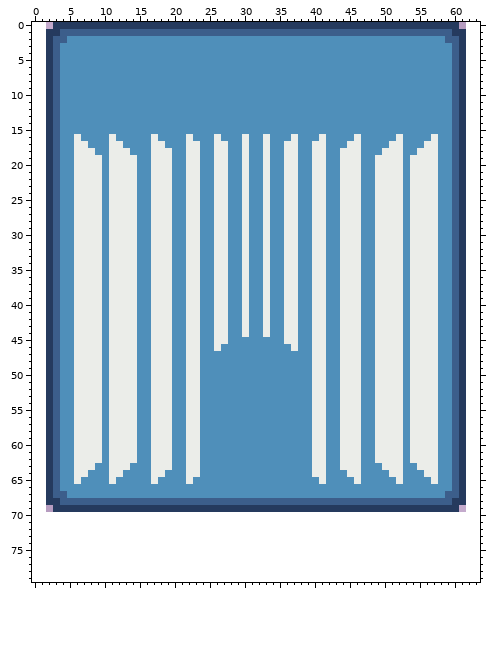
Pixel-art file, stored at Assets/Sprites/ase/roomCardLayout.aseprite. This is how it looked before the edit.
60x70 pixels, 1 frame. The old version is drawn lined up with the new one, on the new canvas.
The same view after the edit:
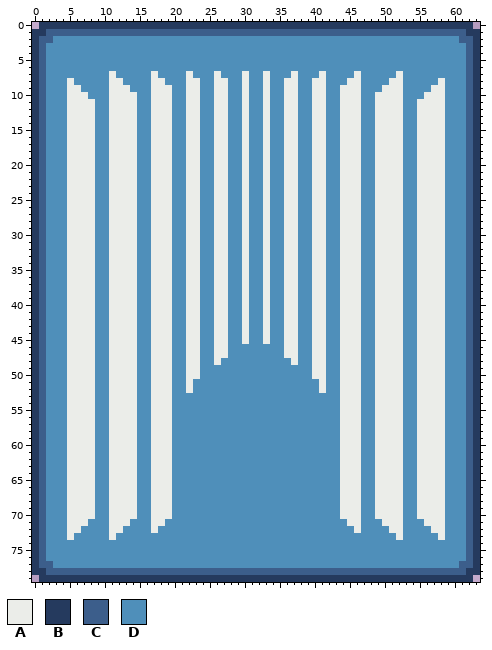
Palette (. is transparent): A #ebede9  B #253a5e  C #3c5e8b  D #4f8fba
Message: fix: show windows in the Room Ghost (preview) fix: update the card back graphics
Changes in this commit:
canvas 60x70 -> 64x80, the old top-left corner now at 2,0
Changed rows in their new state; - is an unchanged pixel.
first column x 0:
 0 -BB----------------------------------------------------------BB-
 1 BBCC--------------------------------------------------------CCBB
 2 BCCDD------------------------------------------------------DDCCB
 3 BCDD--------------------------------------------------------DDCB
 4 BCDD--------------------------------------------------------DDCB
 5 BCDD--------------------------------------------------------DDCB
 6 BCDD--------------------------------------------------------DDCB
 7 BCDD-------A-----A----A---A---A--A---A---A----A-----A-------DDCB
 8 BCDD-A-----AA----AA---AA--AA--A--A--AA--AA---AA----AA-----A-DDCB
 9 BCDD-AA----AAA---AAA--AA--AA--A--A--AA--AA--AAA---AAA----AA-DDCB
10 BCDD-AAA---AAAA--AAA--AA--AA--A--A--AA--AA--AAA--AAAA---AAA-DDCB
11 BCDD-AAAA--AAAA--AAA--AA--AA--A--A--AA--AA--AAA--AAAA--AAAA-DDCB
12 BCDD-AAAA--AAAA--AAA--AA--AA--A--A--AA--AA--AAA--AAAA--AAAA-DDCB
13 BCDD-AAAA--AAAA--AAA--AA--AA--A--A--AA--AA--AAA--AAAA--AAAA-DDCB
14 BCDD-AAAA--AAAA--AAA--AA--AA--A--A--AA--AA--AAA--AAAA--AAAA-DDCB
15 BCDD-AAAA--AAAA--AAA--AA--AA--A--A--AA--AA--AAA--AAAA--AAAA-DDCB
16 BCDD-A-AA---AAA---AA---A---A--------A---A---AA---AAA---AA-A-DDCB
17 BCDD-A--A----AA----A------------------------A----AA----A--A-DDCB
18 BCDD-A--------A----------------------------------A--------A-DDCB
19 BCDD-A---D--------------------------------------------D---A-DDCB
20 BCDD-A---D--------------------------------------------D---A-DDCB
21 BCDD-A---D--------------------------------------------D---A-DDCB
22 BCDD-A---D--------------------------------------------D---A-DDCB
23 BCDD-A---D--------------------------------------------D---A-DDCB
24 BCDD-A---D--------------------------------------------D---A-DDCB
25 BCDD-A---D--------------------------------------------D---A-DDCB
26 BCDD-A---D--------------------------------------------D---A-DDCB
27 BCDD-A---D--------------------------------------------D---A-DDCB
28 BCDD-A---D--------------------------------------------D---A-DDCB
29 BCDD-A---D--------------------------------------------D---A-DDCB
30 BCDD-A---D--------------------------------------------D---A-DDCB
31 BCDD-A---D--------------------------------------------D---A-DDCB
32 BCDD-A---D--------------------------------------------D---A-DDCB
33 BCDD-A---D--------------------------------------------D---A-DDCB
34 BCDD-A---D--------------------------------------------D---A-DDCB
35 BCDD-A---D--------------------------------------------D---A-DDCB
36 BCDD-A---D--------------------------------------------D---A-DDCB
37 BCDD-A---D--------------------------------------------D---A-DDCB
38 BCDD-A---D--------------------------------------------D---A-DDCB
39 BCDD-A---D--------------------------------------------D---A-DDCB
40 BCDD-A---D--------------------------------------------D---A-DDCB
41 BCDD-A---D--------------------------------------------D---A-DDCB
42 BCDD-A---D--------------------------------------------D---A-DDCB
43 BCDD-A---D--------------------------------------------D---A-DDCB
44 BCDD-A---D--------------------------------------------D---A-DDCB
45 BCDD-A---D--------------------A--A--------------------D---A-DDCB
46 BCDD-A---D-----------------A--------A-----------------D---A-DDCB
47 BCDD-A---D----------------AA--------AA----------------D---A-DDCB
48 BCDD-A---D----------------A----------A----------------D---A-DDCB
49 BCDD-A---D--------------------------------------------D---A-DDCB
50 BCDD-A---D--------------------------------------------D---A-DDCB
51 BCDD-A---D-------------D----------------D-------------D---A-DDCB
52 BCDD-A---D-------------D----------------D-------------D---A-DDCB
53 BCDD-A---D------------DD----------------DD------------D---A-DDCB
54 BCDD-A---D------------DD----------------DD------------D---A-DDCB
55 BCDD-A---D------------DD----------------DD------------D---A-DDCB
56 BCDD-A---D------------DD----------------DD------------D---A-DDCB
57 BCDD-A---D------------DD----------------DD------------D---A-DDCB
58 BCDD-A---D------------DD----------------DD------------D---A-DDCB
59 BCDD-A---D------------DD----------------DD------------D---A-DDCB
60 BCDD-A---D------------DD----------------DD------------D---A-DDCB
61 BCDD-A---D------------DD----------------DD------------D---A-DDCB
62 BCDD-A---D------------DD----------------DD------------D---A-DDCB
63 BCDD-A--------A-------DD----------------DD-------A--------A-DDCB
64 BCDD-A--A----AA----A--DD----------------DD--A----AA----A--A-DDCB
65 BCDD-A-AA---AAA---AA--D------------------D--AA---AAA---AA-A-DDCB
66 BCDD-AAAA--AAAA--AAA------------------------AAA--AAAA--AAAA-DDCB
67 BCDDDAAAA--AAAA--AAA------------------------AAA--AAAA--AAAADDDCB
68 BCDDDAAAADDAAAADDAAADDDDDDDDDDDDDDDDDDDDDDDDAAADDAAAADDAAAADDDCB
69 BCDDDAAAADDAAAADDAAADDDDDDDDDDDDDDDDDDDDDDDDAAADDAAAADDAAAADDDCB
70 BCDDDAAAADDAAAADDAAADDDDDDDDDDDDDDDDDDDDDDDDAAADDAAAADDAAAADDDCB
71 BCDDDAAADDDAAADDDAADDDDDDDDDDDDDDDDDDDDDDDDDDAADDDAAADDDAAADDDCB
72 BCDDDAADDDDAADDDDADDDDDDDDDDDDDDDDDDDDDDDDDDDDADDDDAADDDDAADDDCB
73 BCDDDADDDDDADDDDDDDDDDDDDDDDDDDDDDDDDDDDDDDDDDDDDDDDADDDDDADDDCB
74 BCDDDDDDDDDDDDDDDDDDDDDDDDDDDDDDDDDDDDDDDDDDDDDDDDDDDDDDDDDDDDCB
75 BCDDDDDDDDDDDDDDDDDDDDDDDDDDDDDDDDDDDDDDDDDDDDDDDDDDDDDDDDDDDDCB
76 BCDDDDDDDDDDDDDDDDDDDDDDDDDDDDDDDDDDDDDDDDDDDDDDDDDDDDDDDDDDDDCB
77 BCCDDDDDDDDDDDDDDDDDDDDDDDDDDDDDDDDDDDDDDDDDDDDDDDDDDDDDDDDDDCCB
78 BBCCCCCCCCCCCCCCCCCCCCCCCCCCCCCCCCCCCCCCCCCCCCCCCCCCCCCCCCCCCCBB
79 -BBBBBBBBBBBBBBBBBBBBBBBBBBBBBBBBBBBBBBBBBBBBBBBBBBBBBBBBBBBBBB-
Pixel boxes of the changes (left, top, right, bottom) in both pictures:
changed: (32, 22, 480, 582)
